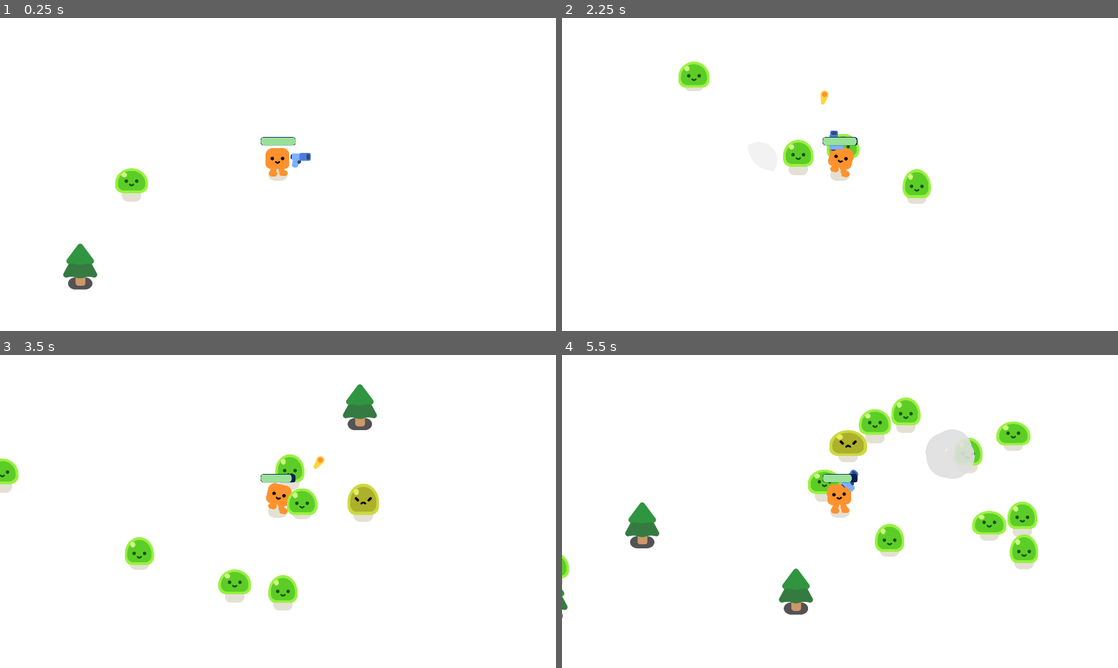
Above: before the commit, frames 1-4 (two rows, left to right).
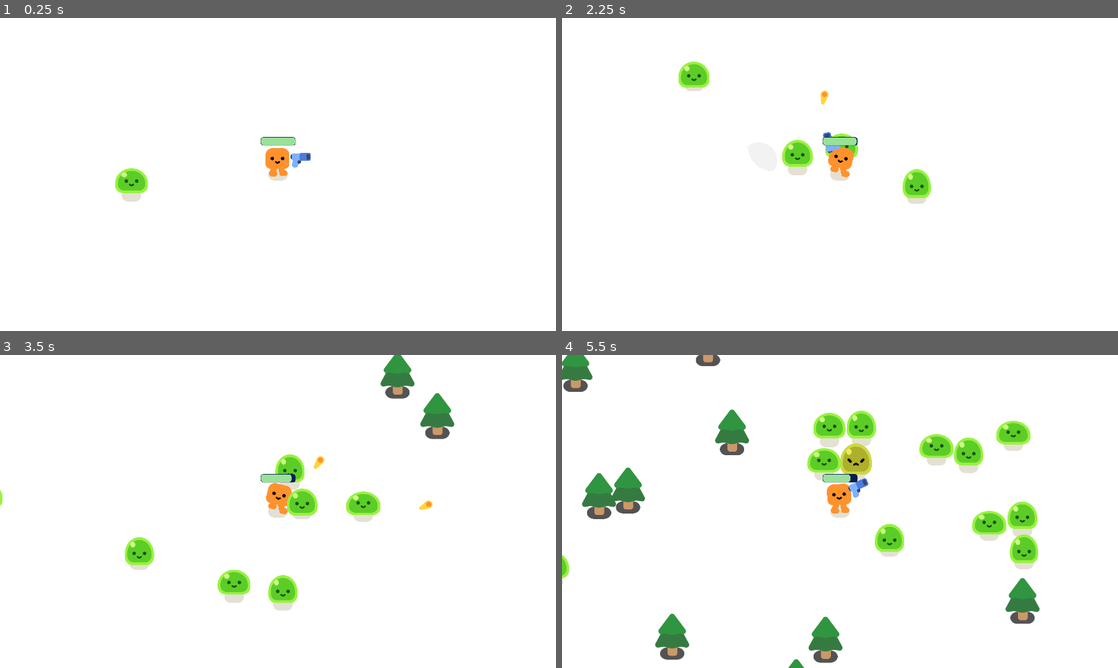
Above: after the commit, the same moments.

Repository: NBarcalow/GameDevelopment
Game: Godot game, scene res://Survivor_game.tscn
Two runs of this game, one before a commit and one after it. Both use one fixed random seed, a clock stepped at 60 frames per second and the inputs below.
Inputs:
- Up to frame 1 (0.25 s): no input
- Up to frame 2 (2.25 s): hold D (move_right) 0.53-1.28 s; hold S (move_down) 1.28-2.03 s; hold D (move_right) from 2.03 s (still down)
- Up to frame 3 (3.5 s): release D (move_right) at 2.78 s; hold W (move_up) from 2.78 s (still down)
- Up to frame 4 (5.5 s): release W (move_up) at 3.53 s; hold A (move_left) 3.53-5.03 s; hold S (move_down) from 5.03 s (still down)

The runs differ from the first frame. In frame 1, 0.6% of the frame differs, in the area x 11-18%, y 72-87%; in frame 2, 0.2%; in frame 3, 2.8%; in frame 4, 9.7%, in the area x 0-86%, y 0-100%.

Commit message:
Stage 4
Stage 4: Despawn trees when out of sight

Diff:
--- a/2d-project-start/Survivor_game.tscn
+++ b/2d-project-start/Survivor_game.tscn
@@ -1,20 +1,15 @@
-[gd_scene load_steps=11 format=3 uid="uid://bvwn70hglawso"]
+[gd_scene load_steps=8 format=3 uid="uid://bvwn70hglawso"]
 
 [ext_resource type="PackedScene" uid="uid://dxgtvg6iqn3pw" path="res://player.tscn" id="1_0yohk"]
 [ext_resource type="Script" uid="uid://jq0xt7vn3k6k" path="res://survivor_game.gd" id="1_xbgqq"]
-[ext_resource type="PackedScene" uid="uid://dcogxvx6fvx8g" path="res://tree.tscn" id="2_8vy7s"]
 [ext_resource type="PackedScene" uid="uid://dk222sfdfhqn7" path="res://blob.tscn" id="3_8vy7s"]
 [ext_resource type="Script" uid="uid://dk14644owfwf1" path="res://path_follow_2d.gd" id="5_qktop"]
-[ext_resource type="Script" uid="uid://bmvrh4r8bgua7" path="res://tree.gd" id="6_qktop"]
 
 [sub_resource type="Curve2D" id="Curve2D_j2wmw"]
 _data = {
 "points": PackedVector2Array(0, 0, 0, 0, -139, -164, 0, 0, 0, 0, 2040, -150, 0, 0, 0, 0, 2050, 1182, 0, 0, 0, 0, -135, 1169, 0, 0, 0, 0, -139, -164)
 }
 point_count = 5
-
-[sub_resource type="RectangleShape2D" id="RectangleShape2D_xbgqq"]
-size = Vector2(2367, 1530)
 
 [sub_resource type="FontFile" id="FontFile_xbgqq"]
 cache/0/50/0/ascent = 0.0
@@ -50,14 +45,11 @@
 offset_right = 1950.0
 offset_bottom = 1103.0
 
-[node name="tree" parent="." instance=ExtResource("2_8vy7s")]
-position = Vector2(233, 915)
-script = ExtResource("6_qktop")
-
 [node name="Player" parent="." instance=ExtResource("1_0yohk")]
 position = Vector2(916, 543)
 
 [node name="Path2D" type="Path2D" parent="Player"]
+unique_name_in_owner = true
 position = Vector2(-916, -543)
 curve = SubResource("Curve2D_j2wmw")
 
@@ -66,13 +58,6 @@
 position = Vector2(-139, -164)
 rotation = 0.00642488
 script = ExtResource("5_qktop")
-
-[node name="TreeArea" type="Area2D" parent="Player/Path2D"]
-
-[node name="CollisionShape2D" type="CollisionShape2D" parent="Player/Path2D/TreeArea"]
-unique_name_in_owner = true
-position = Vector2(955.5, 512)
-shape = SubResource("RectangleShape2D_xbgqq")
 
 [node name="blob" parent="." instance=ExtResource("3_8vy7s")]
 position = Vector2(336, 626)
@@ -110,6 +95,7 @@
 label_settings = SubResource("LabelSettings_qktop")
 
 [node name="Tree" type="Timer" parent="."]
+wait_time = 0.3
 autostart = true
 
 [connection signal="health_depleted" from="Player" to="." method="_on_player_health_depleted"]
--- a/2d-project-start/tree.gd
+++ b/2d-project-start/tree.gd
@@ -1 +1,12 @@
 extends StaticBody2D
+
+var on_screen = false
+
+
+func _on_visible_on_screen_notifier_2d_screen_exited() -> void:
+	if on_screen:
+		queue_free()
+
+
+func _on_visible_on_screen_notifier_2d_screen_entered() -> void:
+	on_screen = true
--- a/2d-project-start/tree.tscn
+++ b/2d-project-start/tree.tscn
@@ -1,5 +1,6 @@
-[gd_scene load_steps=4 format=3 uid="uid://dcogxvx6fvx8g"]
+[gd_scene load_steps=5 format=3 uid="uid://dcogxvx6fvx8g"]
 
+[ext_resource type="Script" uid="uid://bmvrh4r8bgua7" path="res://tree.gd" id="1_gvmkm"]
 [ext_resource type="Texture2D" uid="uid://b7rhtttevhxtj" path="res://characters/ground_shadow.png" id="1_nnvrw"]
 [ext_resource type="Texture2D" uid="uid://caqfk2xng5v5u" path="res://trees/pine_tree.png" id="2_gvmkm"]
 
@@ -7,6 +8,7 @@
 radius = 19.0263
 
 [node name="tree" type="StaticBody2D"]
+script = ExtResource("1_gvmkm")
 
 [node name="GroundShadow" type="Sprite2D" parent="."]
 modulate = Color(0.325441, 0.325441, 0.325441, 1)
@@ -21,3 +23,9 @@
 [node name="CollisionShape2D" type="CollisionShape2D" parent="."]
 position = Vector2(1, 0)
 shape = SubResource("CircleShape2D_d2g23")
+
+[node name="VisibleOnScreenNotifier2D" type="VisibleOnScreenNotifier2D" parent="."]
+position = Vector2(-1, 0)
+
+[connection signal="screen_entered" from="VisibleOnScreenNotifier2D" to="." method="_on_visible_on_screen_notifier_2d_screen_entered"]
+[connection signal="screen_exited" from="VisibleOnScreenNotifier2D" to="." method="_on_visible_on_screen_notifier_2d_screen_exited"]
